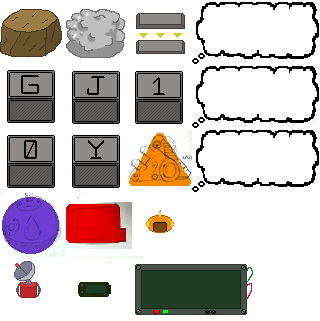
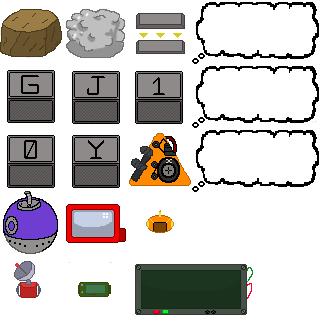
Layered file, before and after one edit (320x321). Changes by layer:
painted on "Janela Coordenadas" over [141, 271, 240, 308]
painted on "Pip Boi" over [78, 282, 111, 297]
hid "LAPIS", painted on it over [0, 130, 192, 258]
painted on "Retrovisor" over [66, 204, 126, 243]
painted on "Tanque" over [2, 191, 59, 254]
painted on "Motor" over [129, 133, 191, 186]
